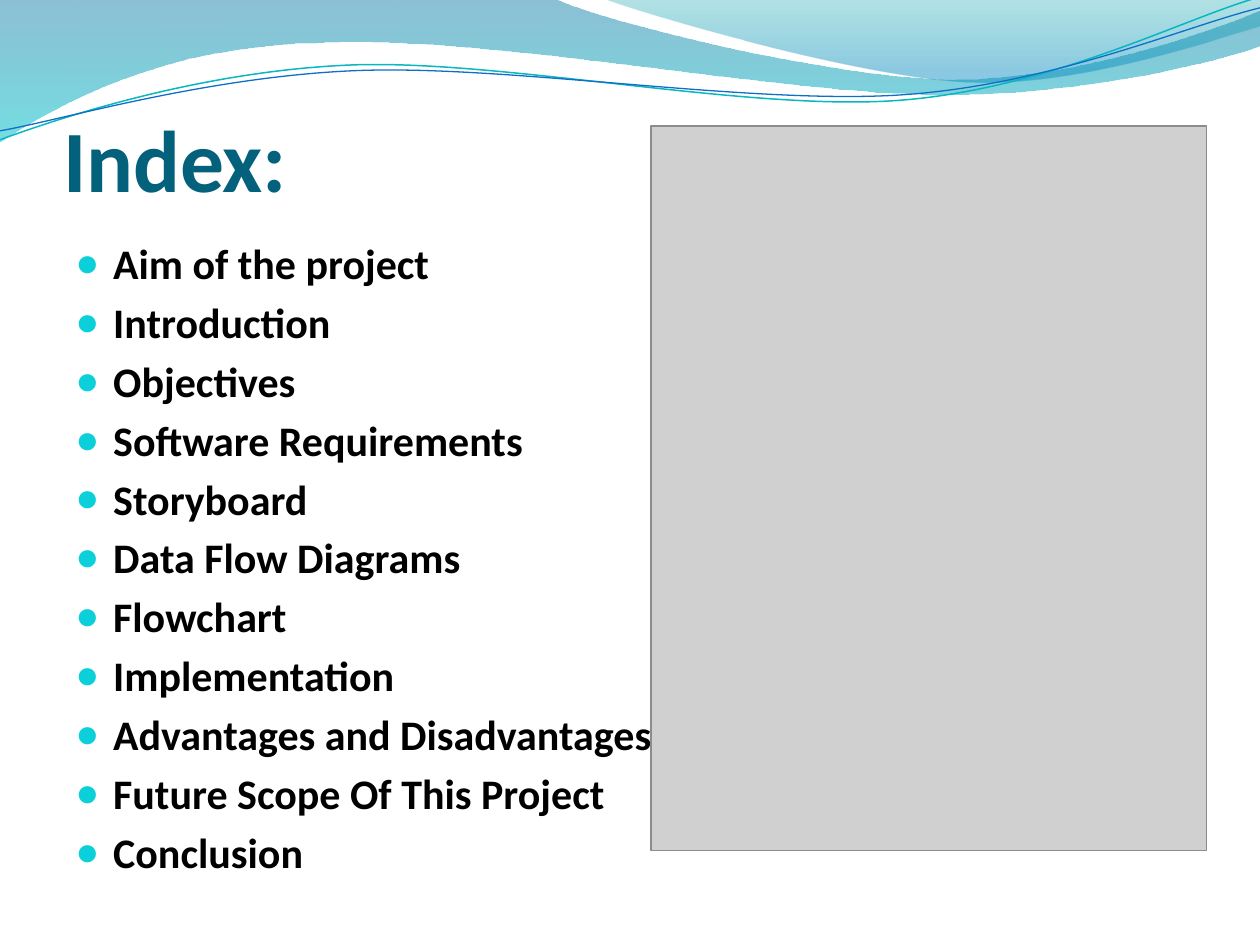
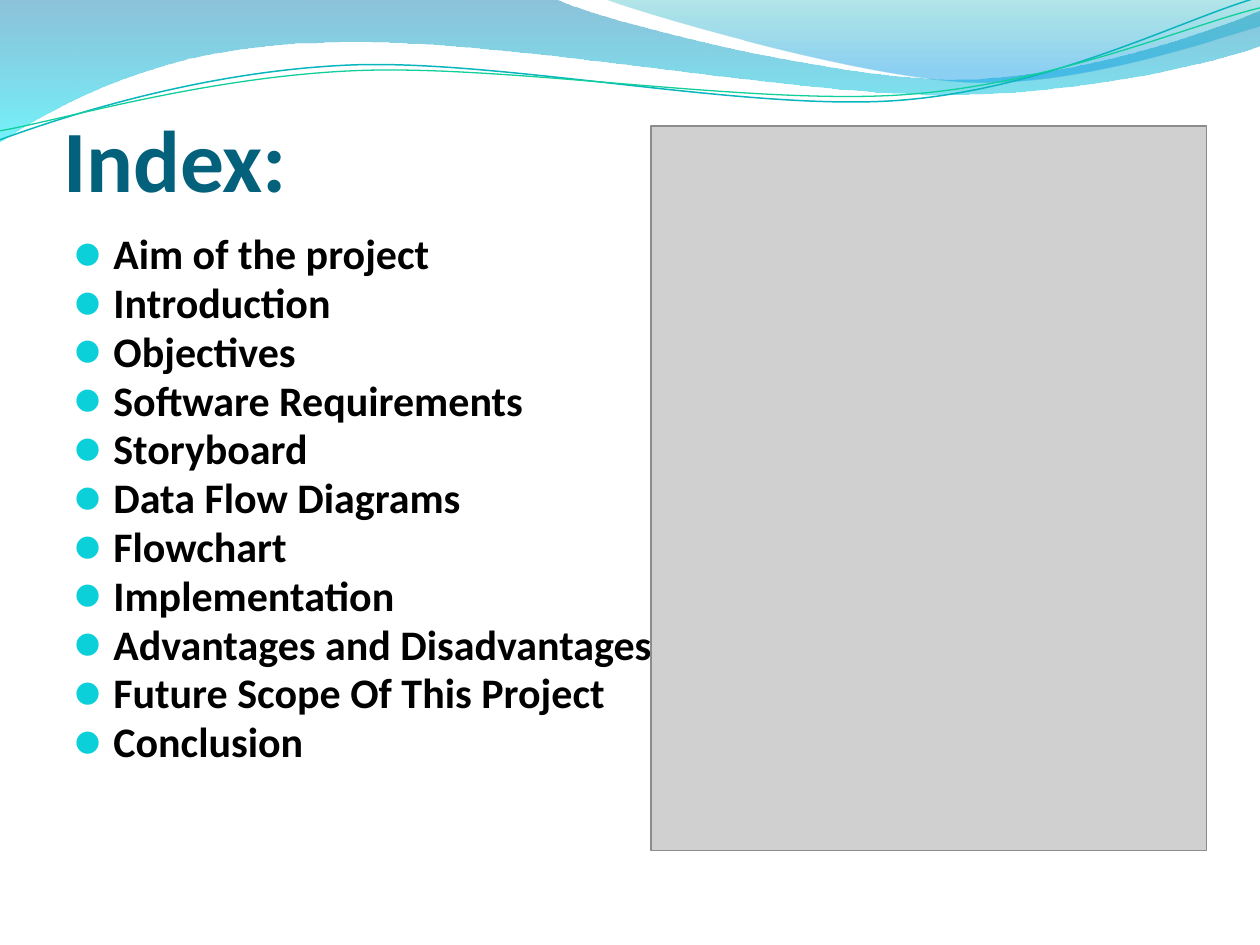
Before and after one commit to banerjiea/5DEC2022_SystemCLinuxBatch2_SPRINTMyCab_GROUP1, a slide deck: slide 2 of PPT/MyCab_SPRINT_Proj.pptx. Drawn at 1260x945 pixels with LibreOffice and Linux fonts; fonts in the diff are those of the drawing; grey boxes stand for pictures; background and template pictures are left out. Boxes give left, top, right and bottom in pixels: in the first picture for what was removed or moved away, otherwise in the second. Text is boxed around its words. In the diff, an @@ line names an element or a change of style, - is before the commit and + after.

```diff
--- a/PPT/MyCab_SPRINT_Proj.pptx
+++ b/PPT/MyCab_SPRINT_Proj.pptx
@@ freeform shape at bbox=[0, 0, 1260, 142]: fill gradient #0074A1 to #00C6CF to gradient #0079AD to #00E9F7 @@
@@ freeform shape at bbox=[0, 0, 1260, 147]: outline #0AB8BF 0.85 pt to #09B6BE 0.85 pt @@
@@ freeform shape at bbox=[0, 8, 1260, 141]: outline #0F6FC6 0.75 pt to #10CF9B 0.75 pt @@
@@ freeform shape at bbox=[604, 0, 1260, 87]: fill gradient #00A1A9 to #008BBF to gradient #00ABB4 to #0099E4 @@
@@ text "Aim of the project" at bbox=[113, 239, 651, 758]: bullet ● to ⚫; line spacing 1 to 0.8; less space between paragraphs @@
```
Also in this commit, not shown: 28 other slides changed.
